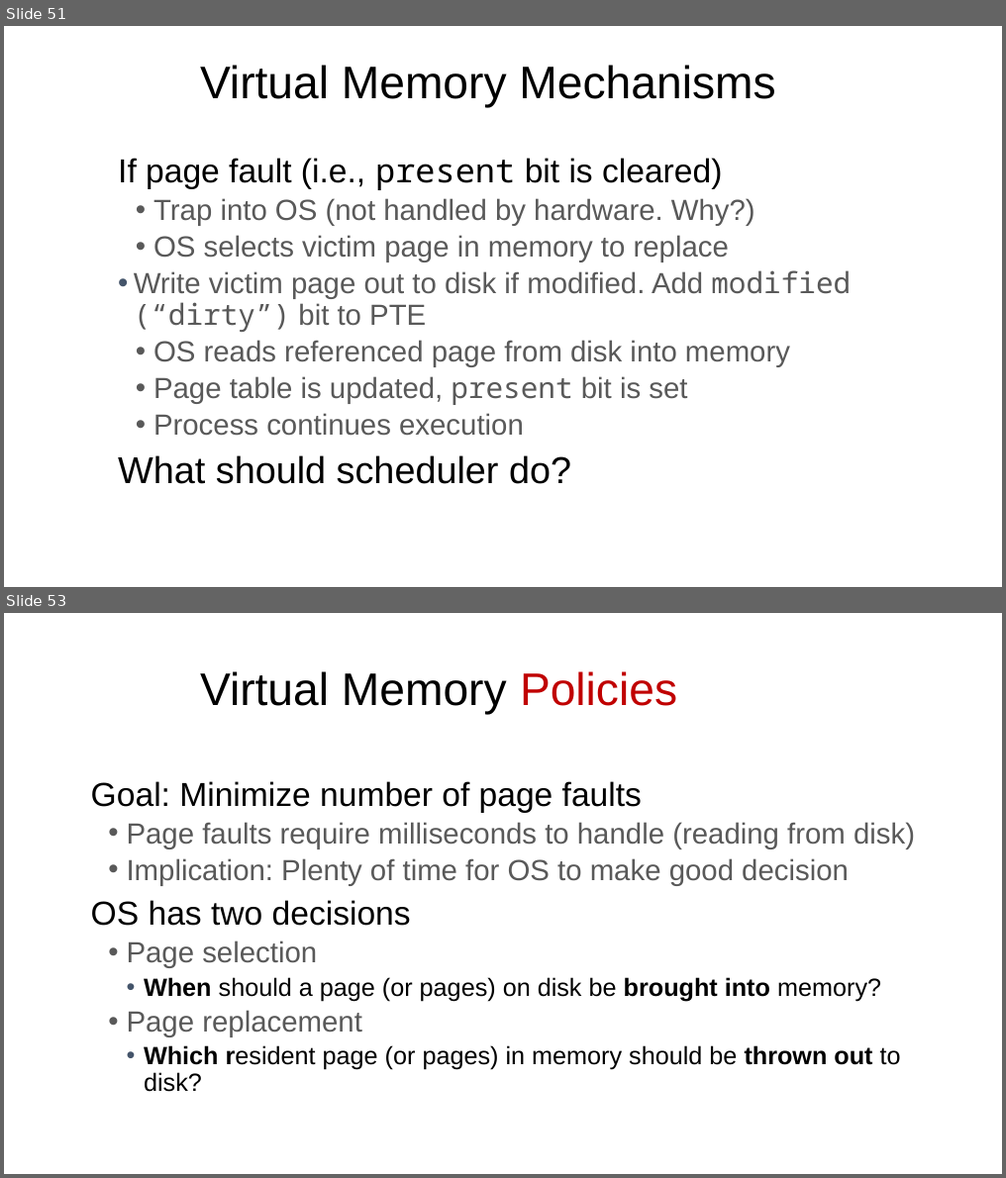
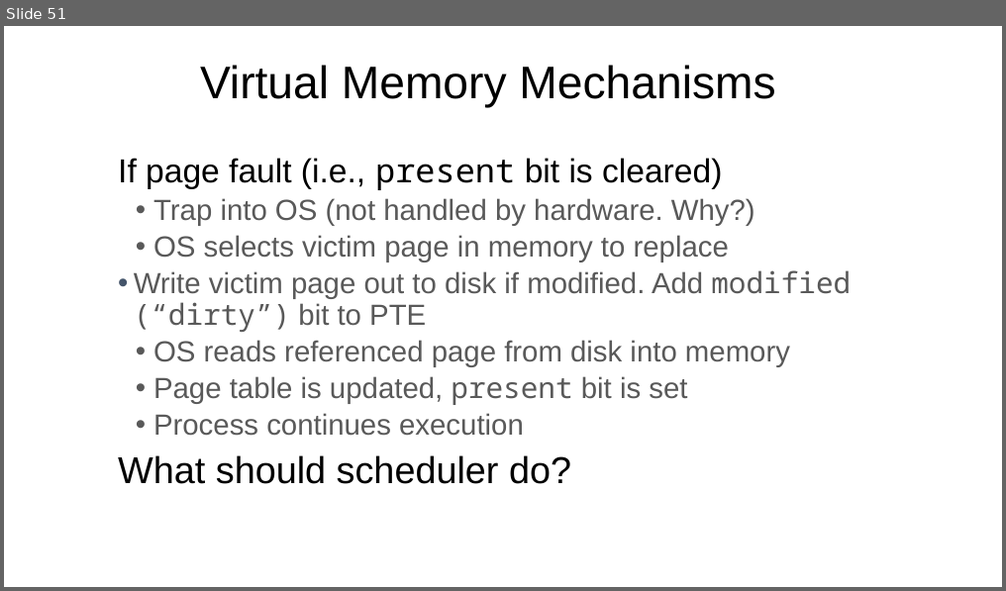
Before and after one commit to ngsrinivas/coursegen, a slide deck: ex/416-F23/staging/416-F23/lectures/07-virtual-memory.pptx. Shown one above the other, each under a label of ours: slides 51 and 53 before the commit, slide 51 after it; the slides between them are not shown. The pictures are 1006x1178 and 1006x591 pixels, drawn with LibreOffice and Linux fonts; fonts in the diff are those of the drawing. Boxes give left, top, right and bottom in pixels: in the first picture for what was removed or moved away, otherwise in the second. Text is boxed around its words. In the diff, an @@ line names an element or a change of style, - is before the commit and + after.

```diff
--- a/ex/416-F23/staging/416-F23/lectures/07-virtual-memory.pptx
+++ b/ex/416-F23/staging/416-F23/lectures/07-virtual-memory.pptx
@@ slide 53 removed at (4,613,1002,1174), background #FFFFFF @@
@@ title removed at (200,671,677,714) @@
-Virtual Memory Policies
@@ text removed at (91,781,915,1092) @@
-Goal: Minimize number of page faults
-  • Page faults require milliseconds to handle (reading from disk)
-  • Implication: Plenty of time for OS to make good decision
-OS has two decisions
-  • Page selection
-    • When should a page (or pages) on disk be brought into memory?
-  • Page replacement
-    • Which resident page (or pages) in memory should be thrown out to disk?
```
Also in this commit, not shown: 39 other slides removed, 4 other files.
